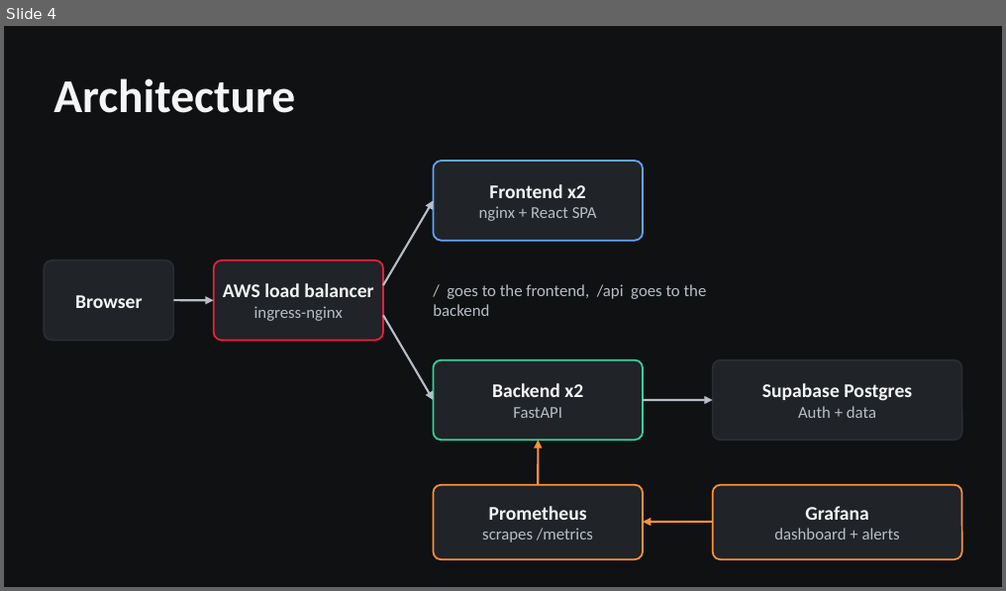
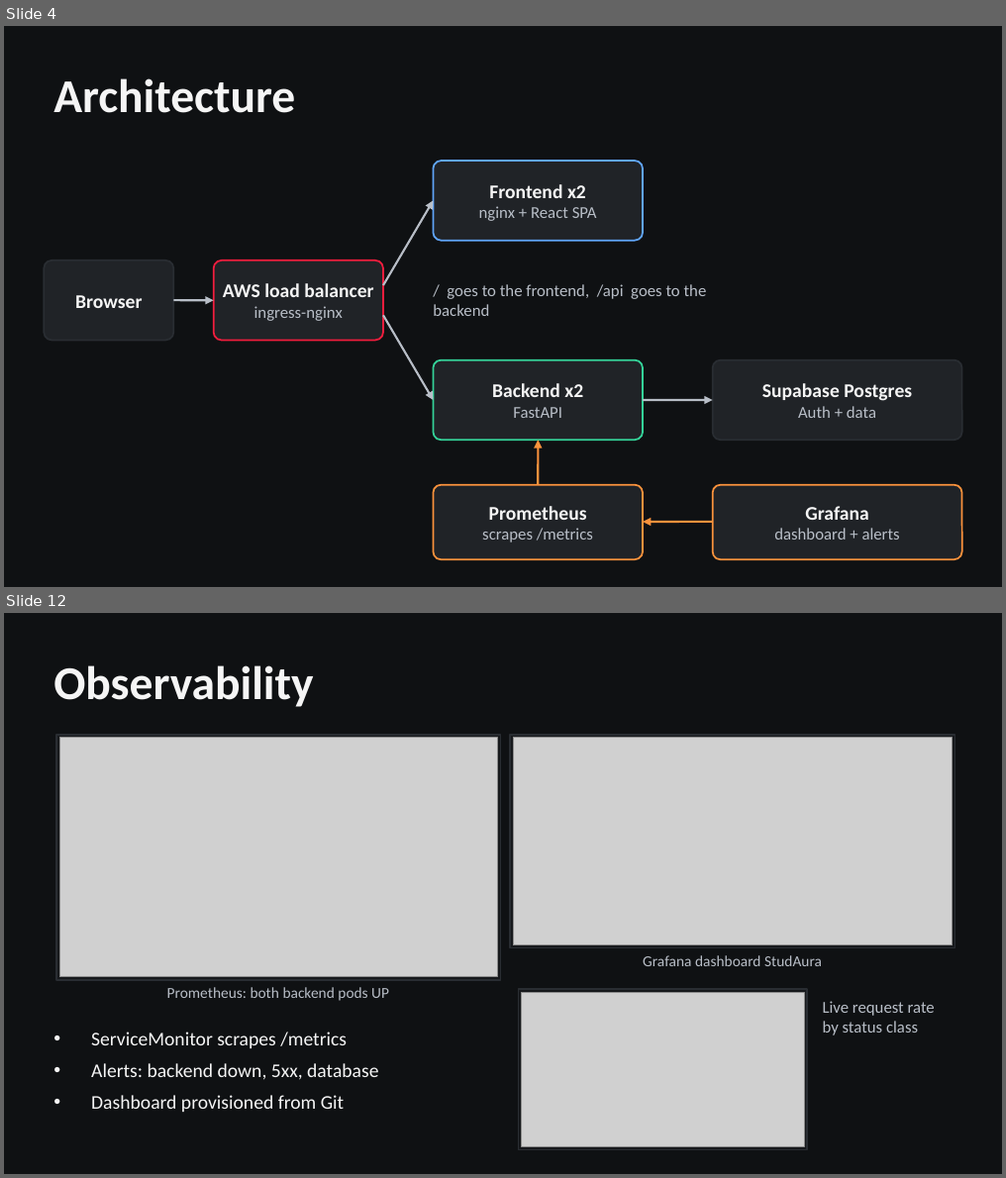
Before and after one commit to Avishkar74/StudAura, a slide deck: demo/StudAura-presentation.pptx. Shown one above the other, each under a label of ours: slide 4 before the commit, slides 4 and 12 after it; the slides between them are not shown. The pictures are 1006x591 and 1006x1178 pixels, drawn with LibreOffice and Linux fonts; fonts in the diff are those of the drawing; grey boxes stand for pictures. Boxes give left, top, right and bottom in pixels: in the first picture for what was removed or moved away, otherwise in the second. Text is boxed around its words. In the diff, an @@ line names an element or a change of style, - is before the commit and + after.

Commit message:
docs: grid evidence in the README, submission guide, deck with screenshots (#44)
All screenshots, clickable grids in the README, a module-by-module submission guide and a 14-slide deck that uses the screenshots; resource counts corrected to 35.

```diff
--- a/demo/StudAura-presentation.pptx
+++ b/demo/StudAura-presentation.pptx
@@ slide 12 added at bbox=[4, 613, 1002, 1174], background #0F1113 @@
@@ text added at bbox=[54, 665, 313, 707], 34 pt, text #F5F5F5, bold @@
+Observability
@@ rectangle added at bbox=[56, 735, 501, 980], fill #17191C, outline #292D32 1 pt @@
@@ picture added at bbox=[59, 738, 498, 977] @@
@@ rectangle added at bbox=[510, 735, 955, 949], fill #17191C, outline #292D32 1 pt @@
@@ picture added at bbox=[513, 738, 952, 946] @@
@@ text added at bbox=[643, 956, 822, 966], 11 pt, text #B8BEC7 @@
+Grafana dashboard StudAura
@@ text added at bbox=[167, 987, 389, 1001], 11 pt, text #B8BEC7 @@
+Prometheus: both backend pods UP
@@ rectangle added at bbox=[518, 989, 806, 1150], fill #17191C, outline #292D32 1 pt @@
@@ picture added at bbox=[521, 992, 803, 1147] @@
@@ text added at bbox=[823, 1001, 935, 1036], 12 pt, text #B8BEC7 @@
+Live request rate by status class
@@ text added at bbox=[91, 1032, 378, 1112], 14 pt, text #F5F5F5 @@
+• ServiceMonitor scrapes /metrics
+• Alerts: backend down, 5xx, database
+• Dashboard provisioned from Git
```
Also in this commit, not shown: 8 slides changed, 3 other slides added, 2 slides removed, 29 other files.
